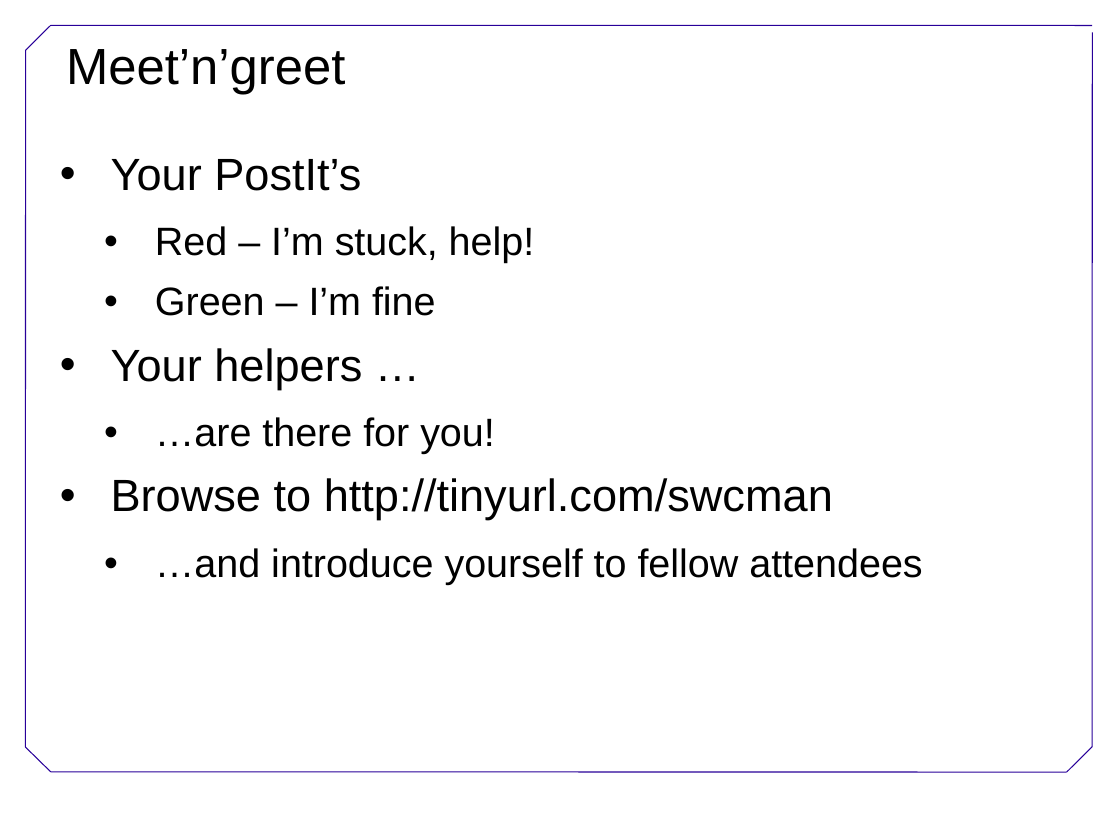
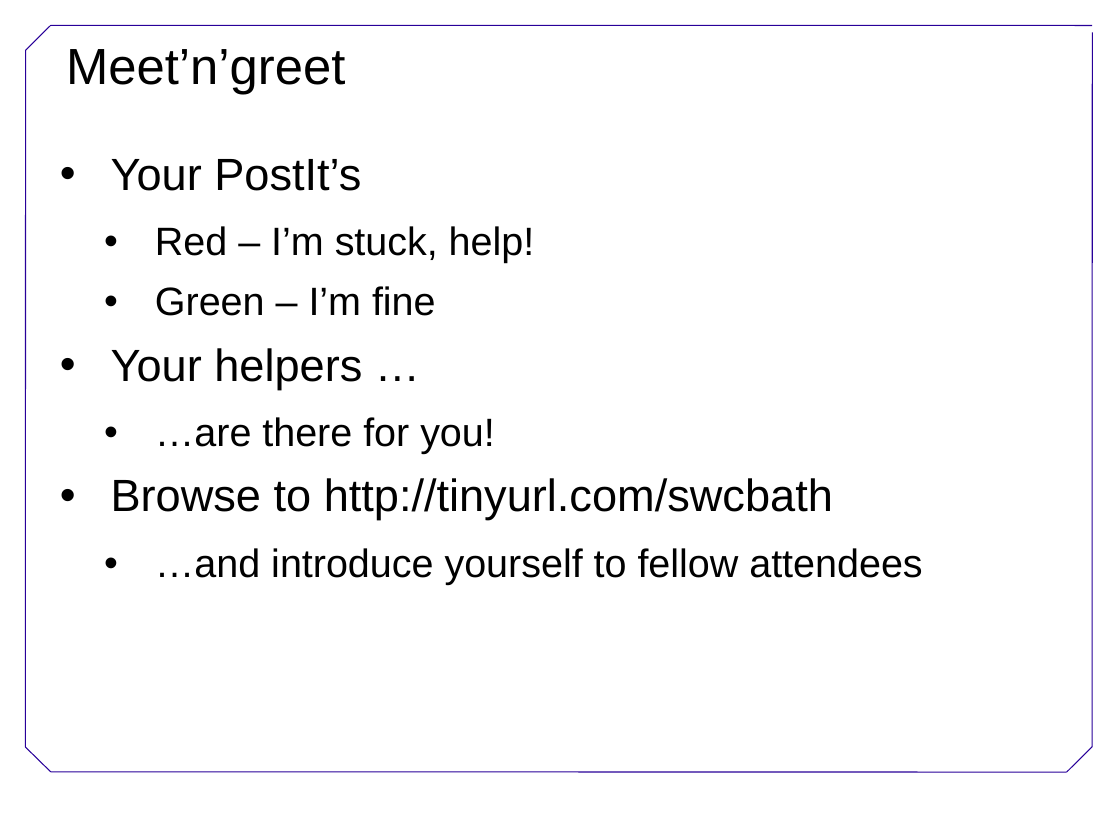
Before and after one commit to swcarpentry/DEPRECATED-boot-camps, a slide deck: slide 7 of Welcome.ppt. Drawn at 1120x840 pixels with LibreOffice and Linux fonts; fonts in the diff are those of the drawing; background and template pictures are left out. Boxes give left, top, right and bottom in pixels: in the first picture for what was removed or moved away, otherwise in the second. Text is boxed around its words. In the diff, an @@ line names an element or a change of style, - is before the commit and + after.

```diff
--- a/Welcome.ppt
+++ b/Welcome.ppt
@@ text at (x1=111, y1=478, x2=833, y2=520): text changed @@
-• Browse to http://tinyurl.com/swcman
+• Browse to http://tinyurl.com/swcbath
```
Also in this commit, not shown: 3 other slides changed, 1 slide added, 1 slide removed, 1 other file.
